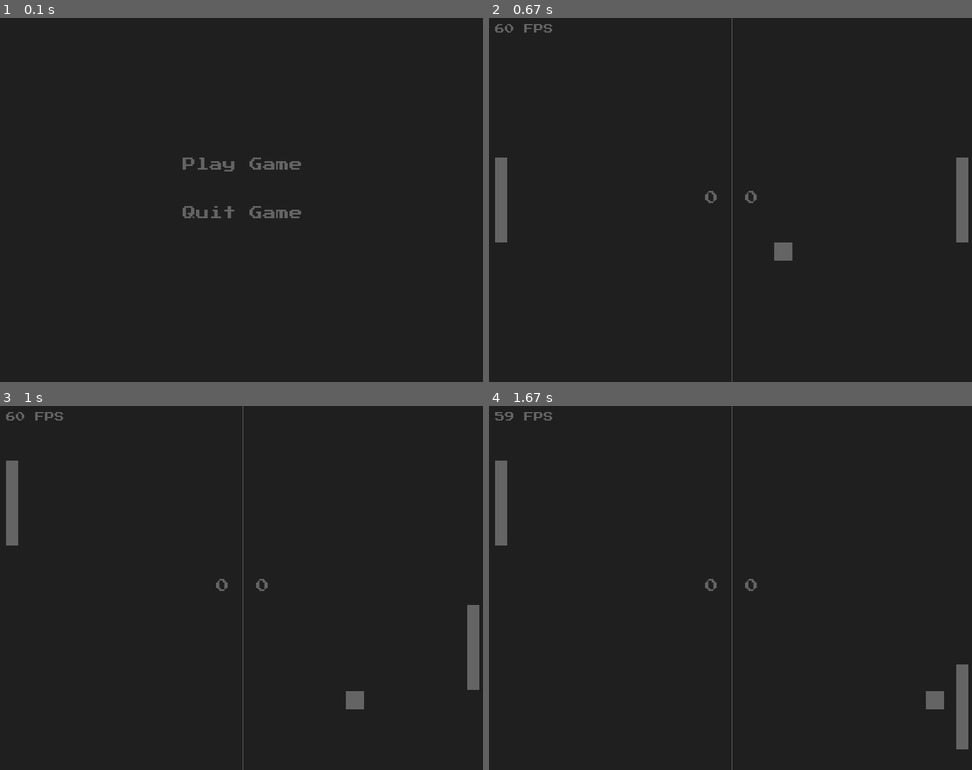
Above: before the commit, frames 1-4 (two rows, left to right).
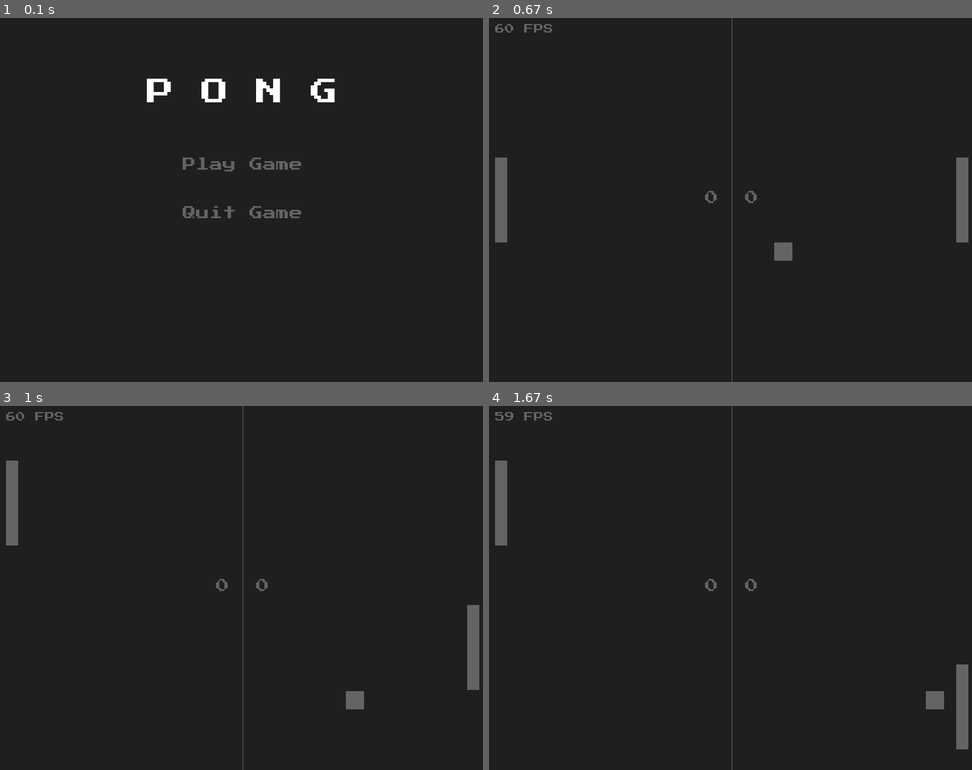
Above: after the commit, the same moments.

Repository: harryedgeworth/pong-pygame
Game: pygame game, started from main.py
Two runs of this game, one before a commit and one after it. Both use one fixed random seed, a clock stepped at 60 frames per second and the inputs below.
Inputs (mouse positions are in pixels of both pictures, inside the frame that each line leads up to):
- Up to frame 1 (0.1 s): no input
- Up to frame 2 (0.67 s): click "Play Game" at 0.38 s
- Up to frame 3 (1 s): hold Up from 0.67 s (still down); move the mouse to (246, 609) at 0.7 s
- Up to frame 4 (1.67 s): release Up at 1.13 s; hold Down 1.17-1.47 s; hold Up from 1.5 s (still down)

The runs differ from the first frame. In frame 1, 0.8% of the frame differs, in the area x 30-70%, y 16-24%; in frame 2, nothing differs; in frame 3, nothing differs; in frame 4, nothing differs.

Commit message:
Added game over state and a logo on the menu screen

Diff:
--- a/main.py
+++ b/main.py
@@ -10,7 +10,7 @@
     screen = pygame.display.set_mode((800,600))
     pygame.display.set_caption("Pong")
 
-    AM = AssetManager(font_sizes = (16, 22))
+    AM = AssetManager(font_sizes = (16, 22, 45))
     AM.load_assets('assets/')
 
     gsm = GameStateManager(screen, AM)
--- /dev/null
+++ b/src/gameOverState.py
@@ -0,0 +1,49 @@
+import pygame
+import sys
+
+from src.state import State
+
+class GameOverState(State):
+    def __init__(self, stateManager):
+        self.stateManager = stateManager
+        self.AM = self.stateManager.AM
+
+        self.WIDTH = pygame.display.get_surface().get_width()
+        self.HEIGHT = pygame.display.get_surface().get_height()
+
+        # Add images for game over text
+        self.AM.add_asset('gameover_text',
+            self.AM.get_asset('fonts/pstart.ttf-45', 'gameover').render('GAME OVER!', 1, (100,100,100)),
+            'gameover')
+
+        # Add images for return to menu text
+        self.AM.add_asset('returntomenu_text',
+            self.AM.get_asset('fonts/pstart.ttf-16', 'gameover').render('Press ESC to return to the menu', 1, (100,100,100)),
+            'gameover')
+
+        # Add rects
+        self.gameOverText =  pygame.Rect(
+            (self.WIDTH / 2 - self.AM.get_asset('gameover_text', 'gameover').get_size()[0]/2, 230),
+            self.AM.get_asset('gameover_text', 'gameover').get_size())
+
+        self.returnMenuText =  pygame.Rect(
+            (self.WIDTH / 2 - self.AM.get_asset('returntomenu_text', 'gameover').get_size()[0]/2, 350),
+            self.AM.get_asset('returntomenu_text', 'gameover').get_size())
+
+    def handleEvents(self, events):
+        for event in events:
+            if event.type == pygame.KEYDOWN:
+                if event.key == pygame.K_ESCAPE:
+                    self.stateManager.state = 'menu'
+
+    def tick(self, clock):
+        pass
+
+    def blit(self, surface):
+        surface.fill(pygame.Color('grey12'))
+
+        surface.blit(self.AM.get_asset('gameover_text', 'gameover'), self.gameOverText)
+        surface.blit(self.AM.get_asset('returntomenu_text', 'gameover'), self.returnMenuText)
+
+    def join(self, old_state=None):
+        pass
--- a/src/gameState.py
+++ b/src/gameState.py
@@ -43,6 +43,9 @@
             self.AM.get_asset('fonts/pstart.ttf-16').render(f"{int(clock.get_fps())} FPS", 1, (100,100,100)),
             'game')
 
+        if self.player.score == 5 or self.opponent.score == 5:
+            self.stateManager.state = 'gameover'
+
     def blit(self, surface):
         surface.fill(pygame.Color('grey12'))
         pygame.draw.aaline(surface, (100,100,100), (self.WIDTH/2, 0), (self.WIDTH/2, self.HEIGHT))
--- a/src/gameStateManager.py
+++ b/src/gameStateManager.py
@@ -1,5 +1,6 @@
 from src.menuState import MenuState
 from src.gameState import GameState
+from src.gameOverState import GameOverState
 
 import pygame
 
@@ -10,7 +11,8 @@
         self.current_state = 'menu'
         self.states = {
             'menu': MenuState(self),
-            'game': GameState(self)
+            'game': GameState(self),
+            'gameover': GameOverState(self)
         }
 
         self.surface = surface
--- a/src/menuState.py
+++ b/src/menuState.py
@@ -9,6 +9,15 @@
 
         self.WIDTH = pygame.display.get_surface().get_width()
         self.HEIGHT = pygame.display.get_surface().get_height()
+
+        # Add game logo
+        self.AM.add_asset('game_logo',
+            self.AM.get_asset('fonts/pstart.ttf-45').render('P O N G', 1, (255,255,255)),
+            'menu')
+        # Rectangle represented by game logo
+        self.logo_text = pygame.Rect(
+            (self.WIDTH / 2 - self.AM.get_asset('game_logo', 'menu').get_size()[0]/2, 100),
+            self.AM.get_asset('game_logo', 'menu').get_size())
 
         # Add images for play text and hover text
         self.AM.add_asset('play_image',
@@ -51,6 +60,8 @@
     def blit(self, surface):
         surface.fill(pygame.Color('grey12'))
 
+        surface.blit(self.AM.get_asset('game_logo', 'menu'), self.logo_text)
+
         if not self.play_button.collidepoint(pygame.mouse.get_pos()):
             surface.blit(self.AM.get_asset('play_image', 'menu'), self.play_button)
         else:
